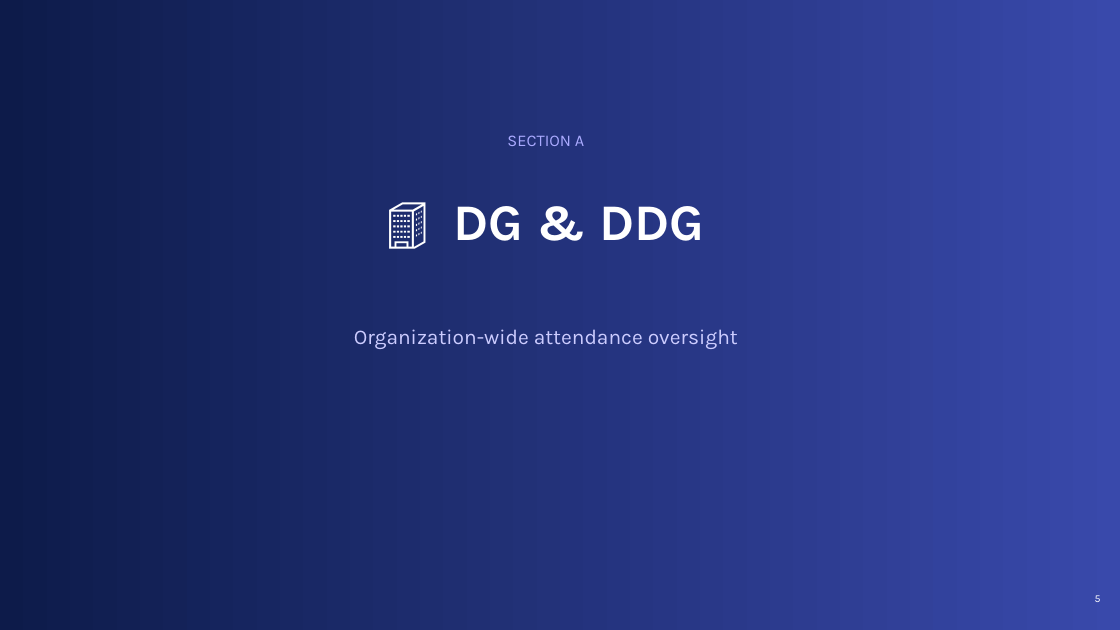
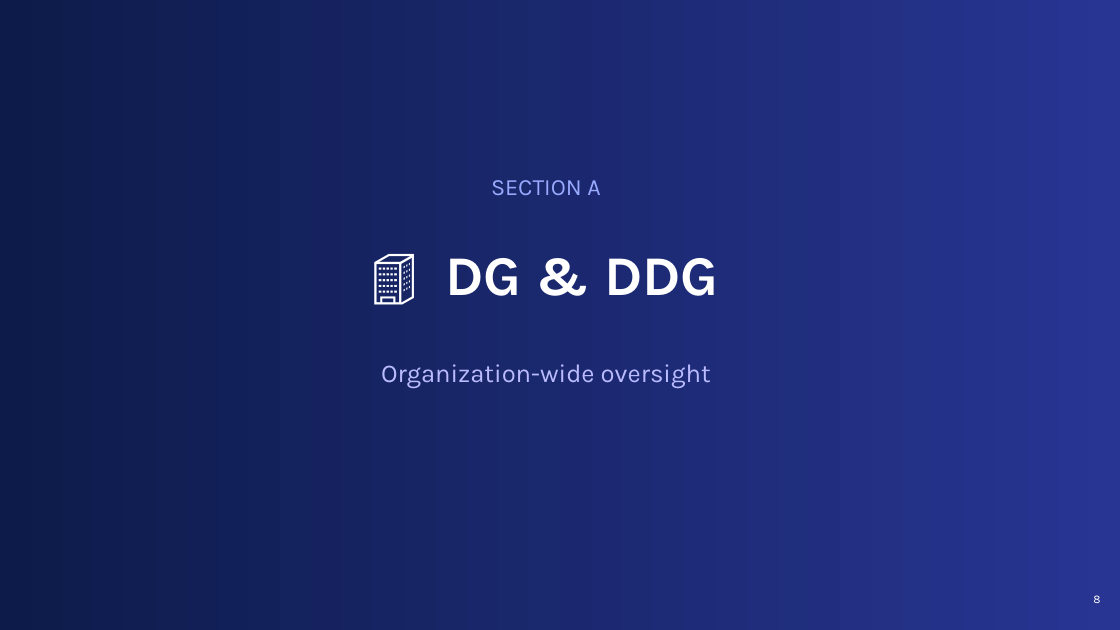
Before and after one commit to VijayGPT2023/Biometric-attendance, a slide deck: slide 8 of docs/NPC_Biometric_v2.pptx (slide 7 before the commit). Drawn at 1120x630 pixels with LibreOffice and Linux fonts; fonts in the diff are those of the drawing. Boxes give left, top, right and bottom in pixels: in the first picture for what was removed or moved away, otherwise in the second. Text is boxed around its words. In the diff, an @@ line names an element or a change of style, - is before the commit and + after.

```diff
--- a/docs/NPC_Biometric_v2.pptx
+++ b/docs/NPC_Biometric_v2.pptx
@@ background gradient #0D1B4A to #3949AB to gradient #0D1B4A to #283593 @@
@@ text "SECTION A": place and size @@
-text "SECTION A" at <box>507,135,584,146</box>
+text "SECTION A" at <box>491,180,600,195</box>
@@ text "SECTION A" at <box>491,180,600,195</box>: size 14 to 20 pt, text colour #AAAAFF to #99AAFF; more space between paragraphs @@
@@ text "🏢 DG & DDG": place and size @@
-text "🏢 DG & DDG" at <box>454,206,704,241</box>
+text "🏢 DG & DDG" at <box>445,258,719,296</box>
@@ text "🏢 DG & DDG" at <box>445,258,719,296</box>: size 44 to 48 pt; more space between paragraphs @@
@@ text at <box>381,364,711,388</box>: text changed; size 18 to 22 pt; text colour #CCCCFF to #BBBBFF @@
-Organization-wide attendance oversight
+Organization-wide oversight
@@ text added at <box>1093,595,1100,603</box>, 10 pt, text #FFFFFF @@
+8
@@ text removed at <box>1095,595,1101,602</box> @@
-5
```
Also in this commit, not shown: 12 other slides changed, 5 slides added, 5 slides removed, 1 other file.
